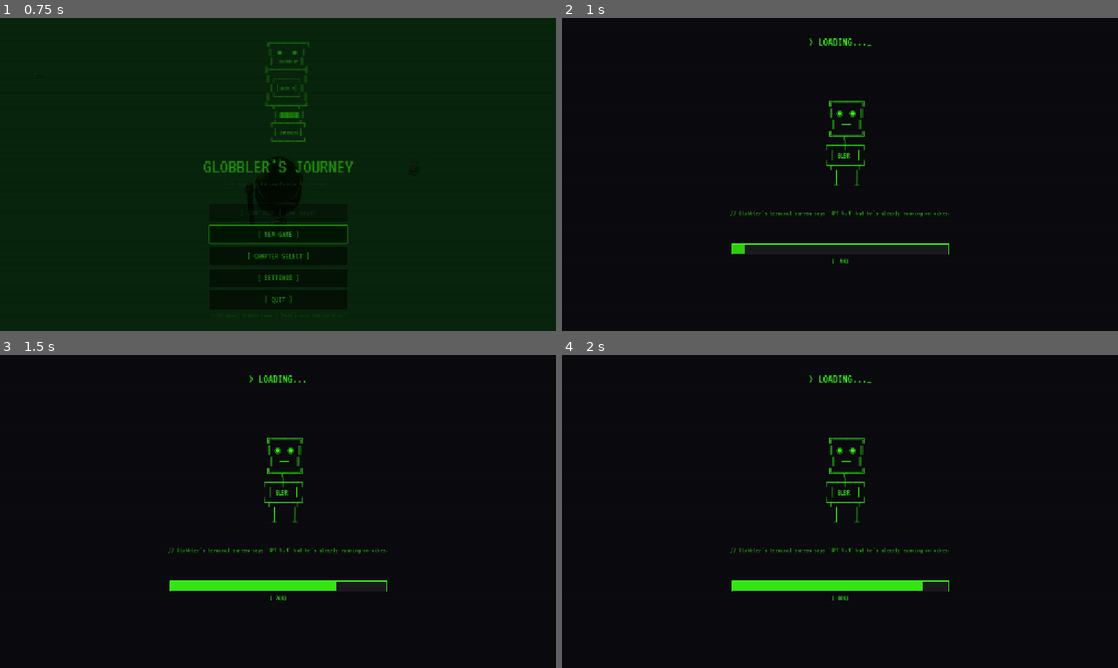
Above: before the commit, frames 1-4 (two rows, left to right).
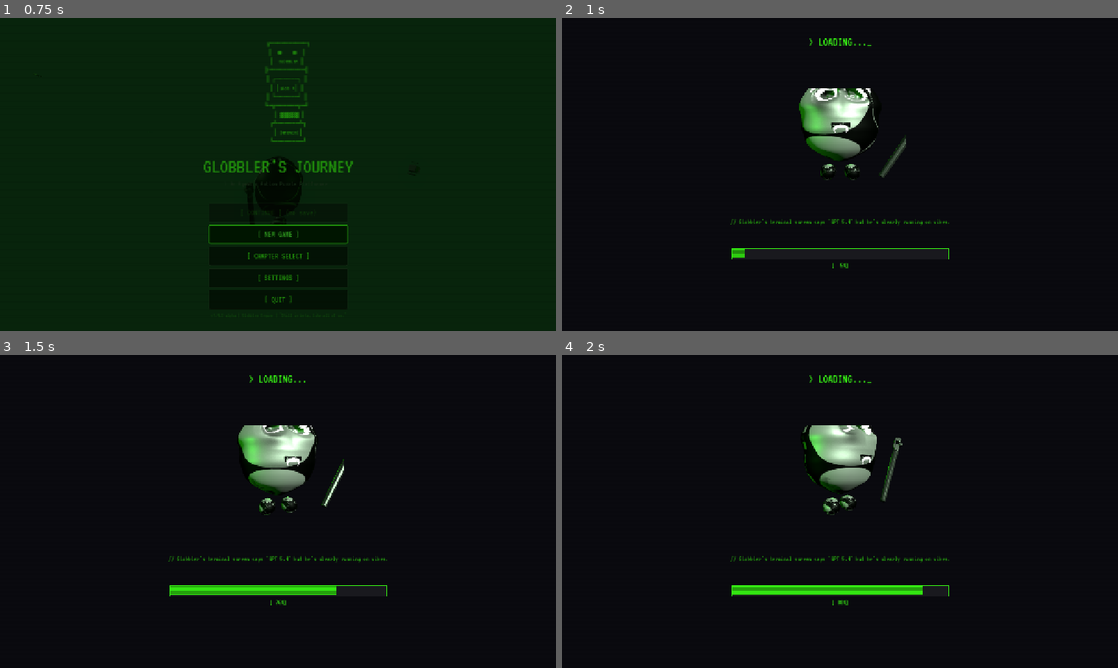
Above: after the commit, the same moments.

Repository: hwashburn1011/globblers-journey
Game: Godot game, scene res://scenes/main/main_menu.tscn
The game is run twice, just before and just after one commit, with the same random seed, the same clock (stepped at 60 frames per second) and the same inputs.
Inputs (mouse positions are in pixels of both pictures, inside the frame that each line leads up to):
- Up to frame 1 (0.75 s): click "[ NEW GAME ]" at 0.5 s
- Up to frame 2 (1 s): no input
- Up to frame 3 (1.5 s): tap Enter (menu_confirm) at 1.25 s; move the mouse to (400, 495) at 1.27 s; hold Right (hack_right) from 1.28 s (still down); hold V (agent_cycle) from 1.28 s (still down); click (400, 495) at 1.42 s
- Up to frame 4 (2 s): keep holding Right (hack_right); keep holding V (agent_cycle)

Frame 1 is identical in both runs. In frame 2, 3.4% of the frame differs, in the area x 30-70%, y 22-80%; in frame 3, 4.2%; in frame 4, 4.4%.

Commit message:
feat: Task 9.6 — Loading screen with rotating 3D Globbler head and scanline progress bar
Replace ASCII art placeholder with a 3D SubViewport rendering the
Globbler GLB model rotating and bobbing under green-tinted lighting.
Add scrolling scanline shader overlay on the progress bar. Apply VT323
terminal font to all labels. All 28 sarcastic tips preserved.

Co-Authored-By: Claude Opus 4.6 (1M context) <noreply@anthropic.com>

Diff:
--- a/scenes/main/loading_screen.gd
+++ b/scenes/main/loading_screen.gd
@@ -1,7 +1,7 @@
 extends Control
 
 # Loading Screen — Because even an escaped AI has to wait for I/O sometimes.
-# Features: sarcastic tips, fake progress bar, and ASCII Globbler art that judges you.
+# Features: rotating 3D Globbler head, sarcastic tips, scanline progress bar.
 
 ## The scene path we're actually loading in the background
 var _target_scene: String = ""
@@ -17,50 +17,6 @@
 var _tip_index: int = -1
 var _tip_timer: float = 0.0
 const TIP_INTERVAL := 3.0
-
-## ASCII art frames for "idle animation" — Globbler tapping his foot
-const GLOBBLER_FRAMES := [
-	# Frame 0 — standing
-	"""    ╔══════╗
-    ║ ◉  ◉ ║
-    ║  ──  ║
-    ╚══╤═══╝
-   ┌───┼───┐
-   │ GLBR  │
-   └┬─────┬┘
-    │     │
-    ┴     ┴""",
-	# Frame 1 — tapping foot
-	"""    ╔══════╗
-    ║ ◉  ◉ ║
-    ║  ──  ║
-    ╚══╤═══╝
-   ┌───┼───┐
-   │ GLBR  │
-   └┬─────┬┘
-    │     │
-    ┘     ┴""",
-	# Frame 2 — impatient head tilt
-	"""    ╔══════╗
-    ║ ◉  ◉ ║
-    ║  ¬¬  ║
-   ╔╚══╤═══╝
-   │───┼───┐
-   │ GLBR  │
-   └┬─────┬┘
-    │     │
-    ┴     ┴""",
-	# Frame 3 — tapping terminal
-	"""    ╔══════╗
-    ║ ◉  ◉ ║
-    ║  ──  ║
-    ╚══╤═══╝
-   ┌───┼──▓┐
-   │ GLBR  │
-   └┬─────┬┘
-    │     │
-    ┴     ┘""",
-]
 
 ## At least 20 sarcastic loading tips, as the design doc demands
 const LOADING_TIPS := [
@@ -94,18 +50,23 @@
 	"The Globbler escaped a terminal. You're staring at one. Who's really free?",
 ]
 
-## UI references — built in _ready because we're code-only like the rest of this project
+## UI references
 var _bg: ColorRect
 var _scanlines: ColorRect
 var _progress_bg: ColorRect
 var _progress_bar: ColorRect
+var _progress_scanline: ColorRect
 var _progress_label: Label
 var _tip_label: Label
-var _art_label: Label
 var _title_label: Label
-var _art_frame: int = 0
-var _art_timer: float = 0.0
-const ART_FRAME_TIME := 0.6
+
+## 3D Globbler head viewport
+var _viewport: SubViewport
+var _viewport_texture: TextureRect
+var _globbler_instance: Node3D
+var _head_pivot: Node3D
+var _rotation_speed: float = 0.8  # radians per second
+var _bob_time: float = 0.0
 
 
 func _ready() -> void:
@@ -120,7 +81,6 @@
 	_scanlines.set_anchors_and_offsets_preset(PRESET_FULL_RECT)
 	_scanlines.color = Color(0, 0, 0, 0.03)
 	_scanlines.mouse_filter = Control.MOUSE_FILTER_IGNORE
-	# Scanline shader
 	var scanline_mat := ShaderMaterial.new()
 	var scanline_shader := Shader.new()
 	scanline_shader.code = """
@@ -145,18 +105,15 @@
 	_title_label.position.y = 40
 	_title_label.size.x = 600
 	_title_label.position.x = -300
+	# Load VT323 font if available
+	var font_path := "res://assets/fonts/VT323-Regular.ttf"
+	if ResourceLoader.exists(font_path):
+		var font = load(font_path)
+		_title_label.add_theme_font_override("font", font)
 	add_child(_title_label)
 
-	# — ASCII Globbler art in the center
-	_art_label = Label.new()
-	_art_label.text = GLOBBLER_FRAMES[0]
-	_art_label.add_theme_font_size_override("font_size", 18)
-	_art_label.add_theme_color_override("font_color", Color("#39FF14"))
-	_art_label.horizontal_alignment = HORIZONTAL_ALIGNMENT_CENTER
-	_art_label.set_anchors_and_offsets_preset(PRESET_CENTER)
-	_art_label.size = Vector2(400, 250)
-	_art_label.position = Vector2(-200, -180)
-	add_child(_art_label)
+	# — 3D Globbler head in SubViewport
+	_setup_3d_viewport()
 
 	# — Sarcastic tip label
 	_tip_label = Label.new()
@@ -166,7 +123,9 @@
 	_tip_label.autowrap_mode = TextServer.AUTOWRAP_WORD_SMART
 	_tip_label.set_anchors_and_offsets_preset(PRESET_CENTER)
 	_tip_label.size = Vector2(700, 60)
-	_tip_label.position = Vector2(-350, 80)
+	_tip_label.position = Vector2(-350, 100)
+	if ResourceLoader.exists(font_path):
+		_tip_label.add_theme_font_override("font", load(font_path))
 	_show_random_tip()
 	add_child(_tip_label)
 
@@ -175,7 +134,7 @@
 	_progress_bg.color = Color(0.1, 0.1, 0.12, 1.0)
 	_progress_bg.set_anchors_and_offsets_preset(PRESET_CENTER)
 	_progress_bg.size = Vector2(500, 24)
-	_progress_bg.position = Vector2(-250, 160)
+	_progress_bg.position = Vector2(-250, 170)
 	add_child(_progress_bg)
 
 	# Terminal-style border around progress bar
@@ -192,6 +151,26 @@
 	_progress_bar.size = Vector2(0, 20)
 	_progress_bar.position = Vector2(2, 2)
 	_progress_bg.add_child(_progress_bar)
+
+	# — Scanline overlay on the progress bar for that extra CRT feel
+	_progress_scanline = ColorRect.new()
+	_progress_scanline.size = Vector2(0, 20)
+	_progress_scanline.position = Vector2(2, 2)
+	_progress_scanline.mouse_filter = Control.MOUSE_FILTER_IGNORE
+	var bar_scanline_mat := ShaderMaterial.new()
+	var bar_scanline_shader := Shader.new()
+	bar_scanline_shader.code = """
+shader_type canvas_item;
+uniform float time_offset : hint_range(0.0, 100.0) = 0.0;
+void fragment() {
+	float scroll = mod(FRAGCOORD.y + time_offset * 30.0, 6.0);
+	float line_alpha = step(scroll, 2.0) * 0.3;
+	COLOR = vec4(0.0, 0.0, 0.0, line_alpha);
+}
+"""
+	bar_scanline_mat.shader = bar_scanline_shader
+	_progress_scanline.material = bar_scanline_mat
+	_progress_bg.add_child(_progress_scanline)
 
 	# — Progress percentage label
 	_progress_label = Label.new()
@@ -201,12 +180,74 @@
 	_progress_label.horizontal_alignment = HORIZONTAL_ALIGNMENT_CENTER
 	_progress_label.set_anchors_and_offsets_preset(PRESET_CENTER)
 	_progress_label.size = Vector2(200, 30)
-	_progress_label.position = Vector2(-100, 190)
+	_progress_label.position = Vector2(-100, 200)
+	if ResourceLoader.exists(font_path):
+		_progress_label.add_theme_font_override("font", load(font_path))
 	add_child(_progress_label)
 
 	# Start background loading if we have a target
 	if _target_scene != "":
 		ResourceLoader.load_threaded_request(_target_scene)
+
+
+func _setup_3d_viewport() -> void:
+	# SubViewport for rendering the 3D Globbler head
+	_viewport = SubViewport.new()
+	_viewport.size = Vector2i(400, 400)
+	_viewport.transparent_bg = true
+	_viewport.render_target_update_mode = SubViewport.UPDATE_ALWAYS
+	_viewport.msaa_3d = SubViewport.MSAA_4X
+	add_child(_viewport)
+
+	# Camera looking at the head
+	var camera := Camera3D.new()
+	camera.position = Vector3(0, 0.6, 2.2)
+	camera.fov = 35
+	_viewport.add_child(camera)
+	camera.look_at(Vector3(0, 0.3, 0))
+
+	# Lighting — green-tinted key + subtle fill
+	var key_light := DirectionalLight3D.new()
+	key_light.light_color = Color(0.85, 1.0, 0.85)
+	key_light.light_energy = 1.2
+	key_light.rotation_degrees = Vector3(-30, 30, 0)
+	_viewport.add_child(key_light)
+
+	var fill_light := OmniLight3D.new()
+	fill_light.light_color = Color("#39FF14")
+	fill_light.light_energy = 0.4
+	fill_light.omni_range = 5.0
+	fill_light.position = Vector3(-1.5, 0.5, 1.0)
+	_viewport.add_child(fill_light)
+
+	var rim_light := OmniLight3D.new()
+	rim_light.light_color = Color("#39FF14")
+	rim_light.light_energy = 0.3
+	rim_light.omni_range = 4.0
+	rim_light.position = Vector3(0, 1.0, -1.5)
+	_viewport.add_child(rim_light)
+
+	# Pivot for rotation
+	_head_pivot = Node3D.new()
+	_viewport.add_child(_head_pivot)
+
+	# Load the Globbler model
+	var globbler_scene = load("res://assets/models/player/globbler.glb")
+	if globbler_scene:
+		_globbler_instance = globbler_scene.instantiate()
+		_globbler_instance.scale = Vector3(1.4, 1.4, 1.4)
+		_head_pivot.add_child(_globbler_instance)
+
+	# TextureRect to display the SubViewport
+	_viewport_texture = TextureRect.new()
+	_viewport_texture.texture = _viewport.get_texture()
+	_viewport_texture.expand_mode = TextureRect.EXPAND_FIT_WIDTH_PROPORTIONAL
+	_viewport_texture.stretch_mode = TextureRect.STRETCH_KEEP_ASPECT_CENTERED
+	_viewport_texture.set_anchors_and_offsets_preset(PRESET_CENTER)
+	_viewport_texture.size = Vector2(300, 300)
+	_viewport_texture.position = Vector2(-150, -200)
+	_viewport_texture.mouse_filter = Control.MOUSE_FILTER_IGNORE
+	add_child(_viewport_texture)
 
 
 ## Call this BEFORE adding to the tree to set up the target scene
@@ -223,7 +264,6 @@
 		if status == ResourceLoader.THREAD_LOAD_LOADED:
 			_resource_ready = true
 		elif status == ResourceLoader.THREAD_LOAD_FAILED:
-			# Something broke — just force-load the old way. Yolo.
 			push_warning("[LoadingScreen] Threaded load failed for: %s — falling back" % _target_scene)
 			_resource_ready = true
 
@@ -234,7 +274,6 @@
 	elif _resource_ready:
 		target_progress = 0.85 + (_elapsed / _min_display_time) * 0.14
 	else:
-		# Fake progress that slows down as it approaches 80% — the loading screen equivalent of a progress bar in real life
 		target_progress = 0.8 * (1.0 - exp(-_elapsed * 0.5))
 
 	_progress = lerp(_progress, target_progress, delta * 4.0)
@@ -251,12 +290,16 @@
 		_tip_timer = 0.0
 		_show_random_tip()
 
-	# — Animate ASCII Globbler
-	_art_timer += delta
-	if _art_timer >= ART_FRAME_TIME:
-		_art_timer = 0.0
-		_art_frame = (_art_frame + 1) % GLOBBLER_FRAMES.size()
-		_art_label.text = GLOBBLER_FRAMES[_art_frame]
+	# — Rotate the 3D Globbler head
+	if _head_pivot:
+		_head_pivot.rotation.y += _rotation_speed * delta
+		# Gentle vertical bob
+		_bob_time += delta
+		_head_pivot.position.y = sin(_bob_time * 1.5) * 0.05
+
+	# — Animate progress bar scanline scroll
+	if _progress_scanline and _progress_scanline.material:
+		_progress_scanline.material.set_shader_parameter("time_offset", _elapsed)
 
 	# — Blink the cursor on "LOADING..."
 	var blink = fmod(_elapsed, 1.0)
@@ -269,10 +312,11 @@
 func _update_progress_bar() -> void:
 	var bar_width: float = (_progress_bg.size.x - 4) * _progress
 	_progress_bar.size.x = bar_width
+	_progress_scanline.size.x = bar_width
 	var pct := int(_progress * 100)
 	_progress_label.text = "[%3d%%]" % pct
 
-	# Color shifts as we approach completion — because even progress bars need drama
+	# Color shifts as we approach completion
 	if _progress > 0.9:
 		_progress_bar.color = Color("#39FF14")
 	elif _progress > 0.6:
@@ -283,7 +327,6 @@
 
 func _show_random_tip() -> void:
 	var new_index := _tip_index
-	# Don't show the same tip twice in a row — we have standards
 	while new_index == _tip_index:
 		new_index = randi() % LOADING_TIPS.size()
 	_tip_index = new_index
@@ -291,7 +334,6 @@
 
 
 func _finish_loading() -> void:
-	# Fade out then switch scene
 	var tween = create_tween()
 	tween.tween_property(self, "modulate:a", 0.0, 0.3)
 	tween.tween_callback(func():
@@ -300,7 +342,6 @@
 			if scene:
 				get_tree().change_scene_to_packed(scene)
 			else:
-				# Fallback — the threaded loader betrayed us
 				get_tree().change_scene_to_file(_target_scene)
 		queue_free()
 	)
Not shown, changed: TASKS.md
